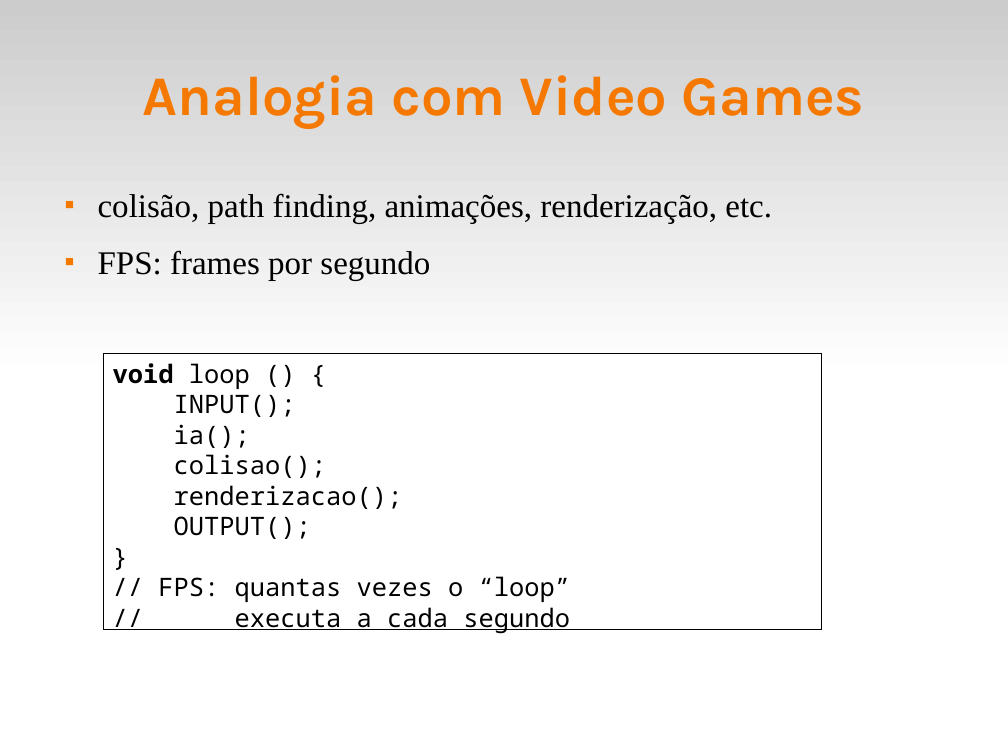
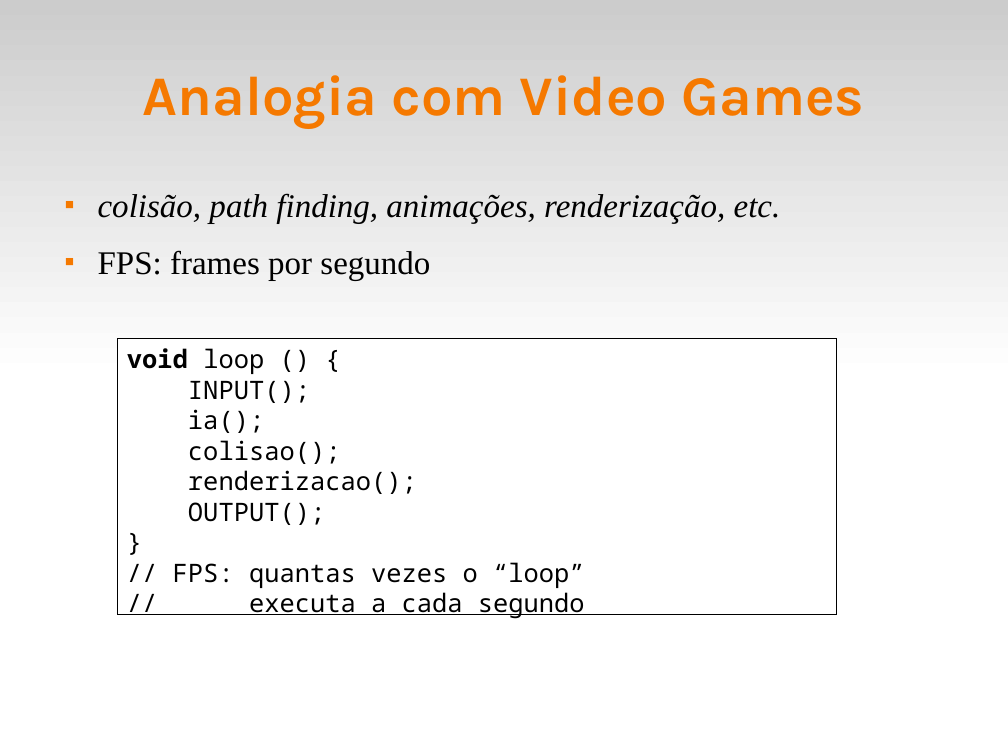
Before and after one commit to fsantanna-uerj/reativos, a slide deck: slide 34 of slides/03_modelos.odp (slide 31 before the commit). Drawn at 1008x756 pixels with LibreOffice and Linux fonts; fonts in the diff are those of the drawing. Boxes give left, top, right and bottom in pixels: in the first picture for what was removed or moved away, otherwise in the second. Text is boxed around its words. In the diff, an @@ line names an element or a change of style, - is before the commit and + after.

```diff
--- a/slides/03_modelos.odp
+++ b/slides/03_modelos.odp
@@ text at (98,193,781,224): italic on in "colisão, path finding, animações, renderização, etc." @@
@@ rectangle "void loop () {": place and size @@
-rectangle "void loop () {" at (103,353,821,629)
+rectangle "void loop () {" at (118,339,836,616)
```
Also in this commit, not shown: 14 other slides changed, 9 slides added, 1 slide removed, 5 other files.
